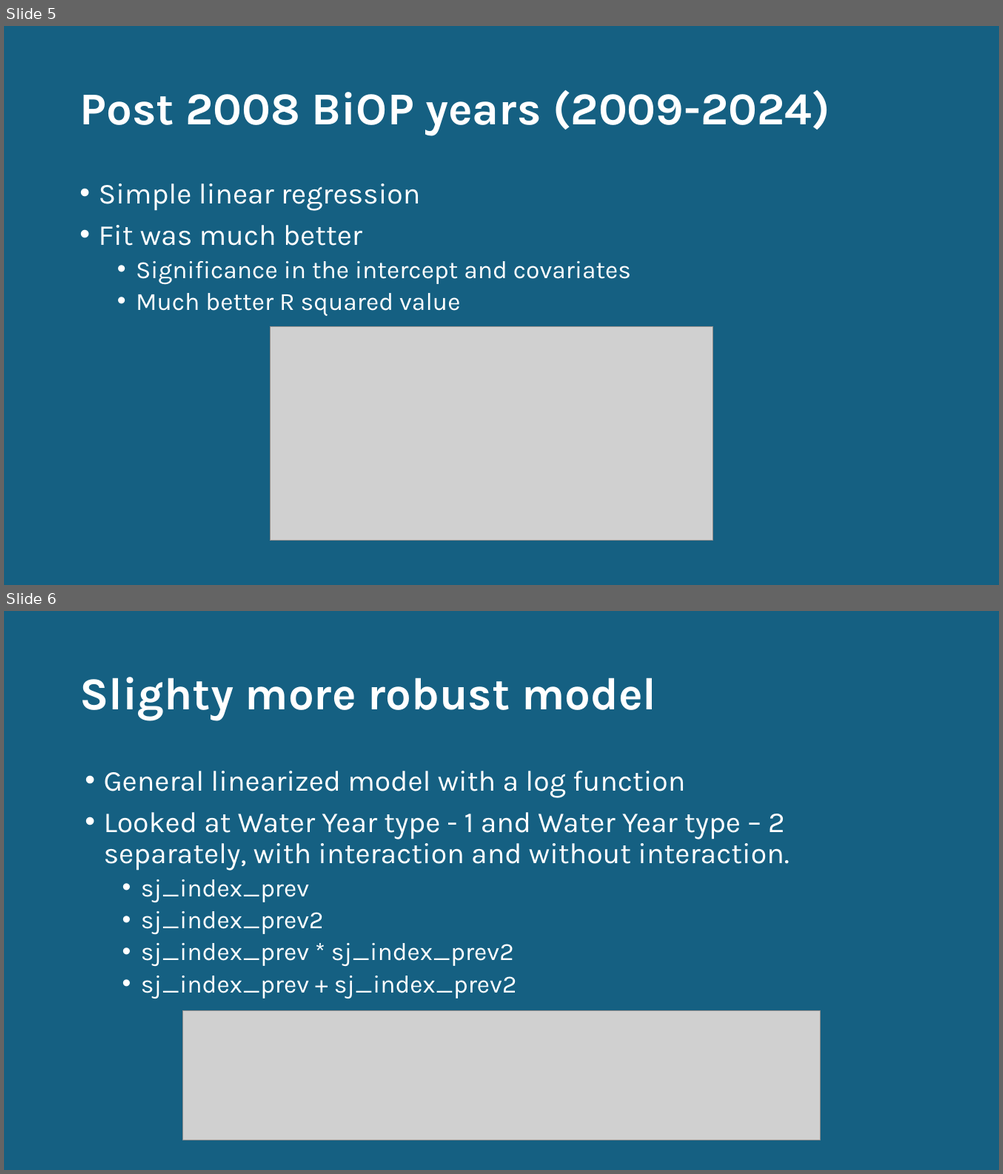
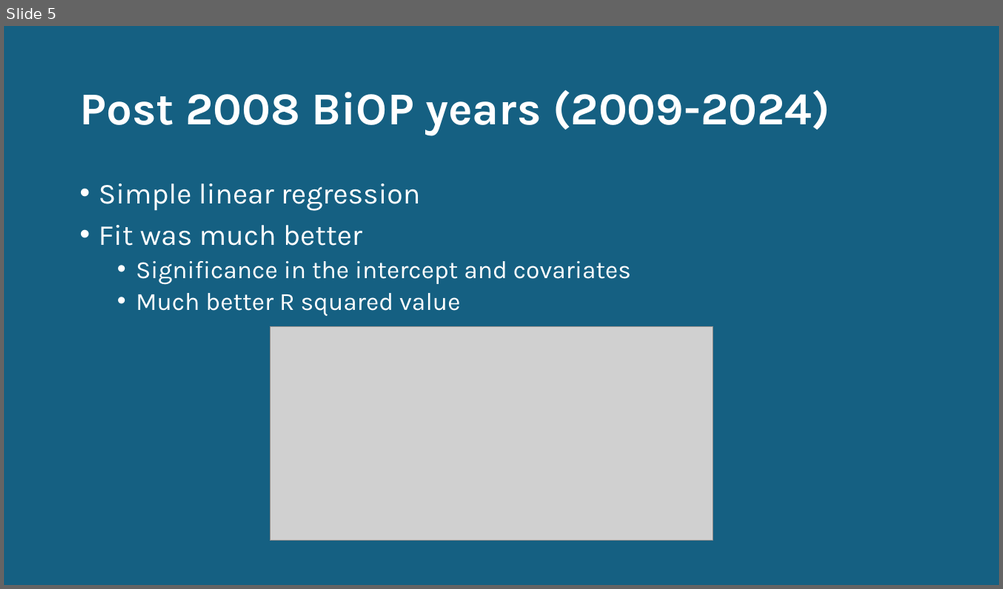
Before and after one commit to BDO-Science/steelhead-loss-model, a slide deck: Steelhead Annual Loss Prediction.pptx. Shown one above the other, each under a label of ours: slides 5 and 6 before the commit, slide 5 after it. The pictures are 1003x1174 and 1003x589 pixels, drawn with LibreOffice and Linux fonts; fonts in the diff are those of the drawing; grey boxes stand for pictures. Boxes give left, top, right and bottom in pixels: in the first picture for what was removed or moved away, otherwise in the second. Text is boxed around its words. In the diff, an @@ line names an element or a change of style, - is before the commit and + after.

Commit message:
model code updates and file restructuring

```diff
--- a/Steelhead Annual Loss Prediction.pptx
+++ b/Steelhead Annual Loss Prediction.pptx
@@ slide 6 removed at (x1=4, y1=611, x2=999, y2=1170), background #156082 @@
@@ title removed at (x1=79, y1=677, x2=656, y2=721) @@
-Slighty more robust model
@@ text removed at (x1=104, y1=771, x2=788, y2=999) @@
-• General linearized model with a log function
-• Looked at Water Year type - 1 and Water Year type – 2 separately, with interaction and without interaction.
-  • sj_index_prev
-  • sj_index_prev2
-  • sj_index_prev * sj_index_prev2
-  • sj_index_prev + sj_index_prev2
@@ picture removed at (x1=183, y1=1011, x2=820, y2=1141) @@
```
Also in this commit, not shown: 3 slides changed, 5 slides added, 1 other slide removed, 9 other files.
